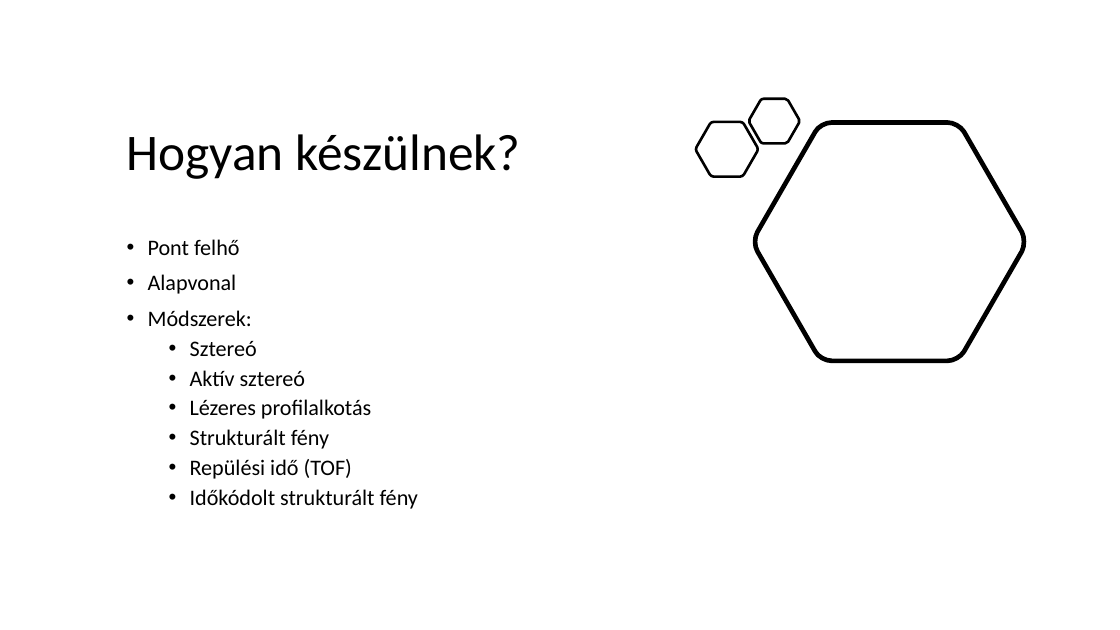
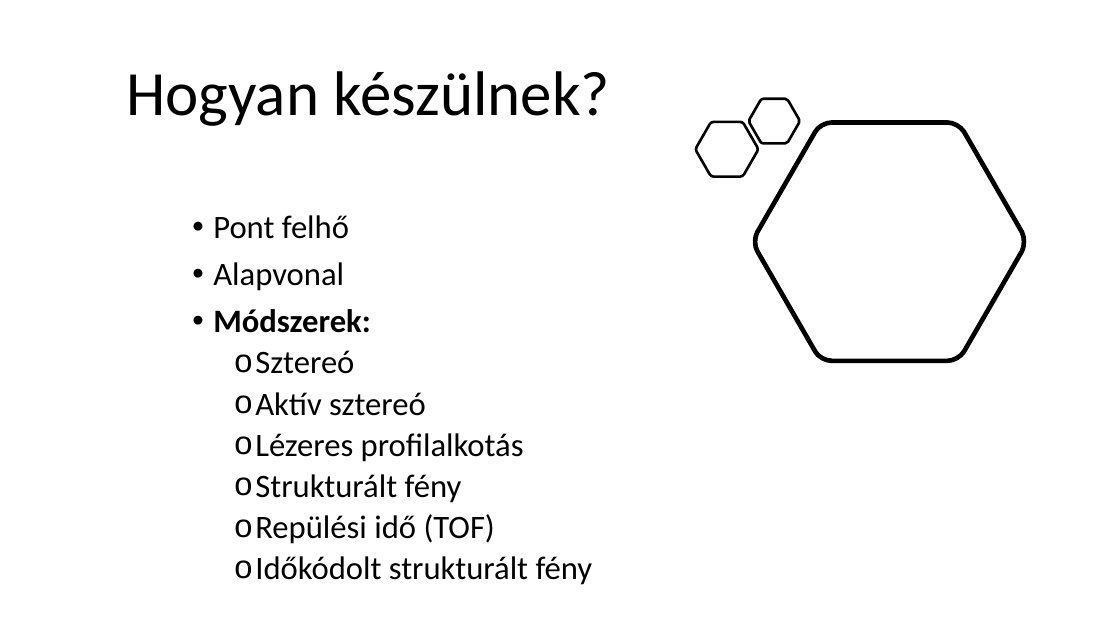
Before and after one commit to csokaandras/paprika, a slide deck: slide 2 of BemutatóCsókaAndrás.pptx. Drawn at 1120x630 pixels with LibreOffice and Linux fonts; fonts in the diff are those of the drawing. Boxes give left, top, right and bottom in pixels: in the first picture for what was removed or moved away, otherwise in the second. Text is boxed around its words. In the diff, an @@ line names an element or a change of style, - is before the commit and + after.

Commit message:
2. dia javítása

```diff
--- a/BemutatóCsókaAndrás.pptx
+++ b/BemutatóCsókaAndrás.pptx
@@ title "Hogyan készülnek?": place and size @@
-title "Hogyan készülnek?" at (127, 134, 520, 179)
+title "Hogyan készülnek?" at (126, 71, 610, 126)
@@ title "Hogyan készülnek?" at (126, 71, 610, 126): size 44 to 54 pt @@
@@ text "Pont felhő": place and size @@
-text "Pont felhő" at (148, 239, 418, 509)
+text "Pont felhő" at (213, 215, 593, 585)
@@ text "Pont felhő" at (213, 215, 593, 585): size 19 to 28 pt; bold on in "Módszerek:"; bullet • to o @@
```
